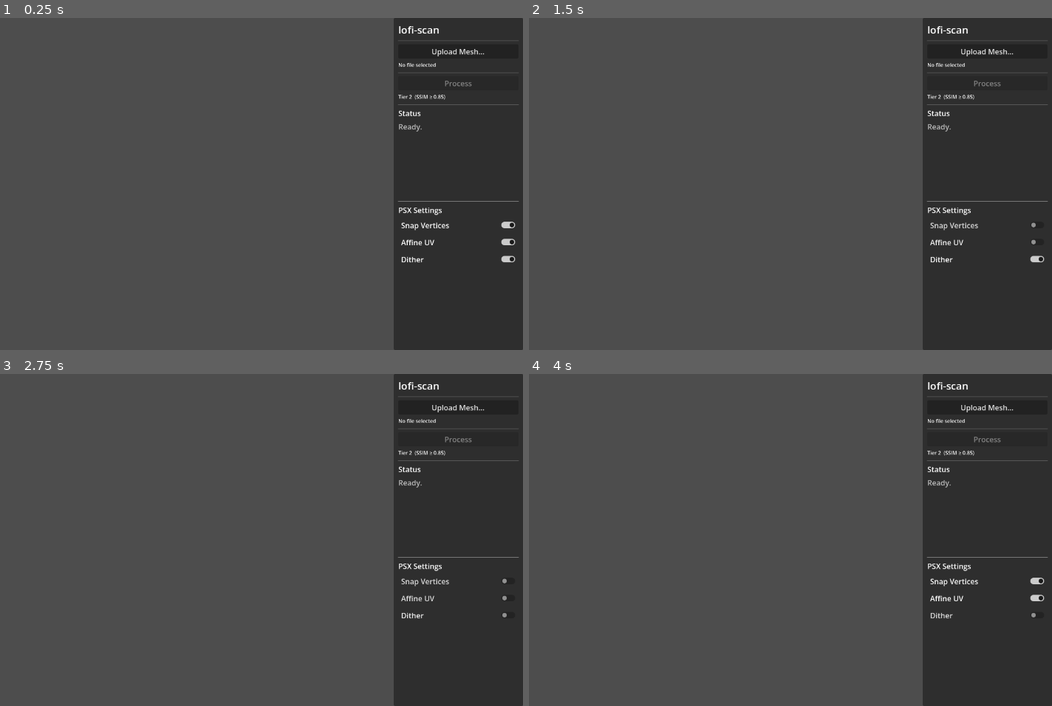
Above: before the commit, frames 1-4 (two rows, left to right).
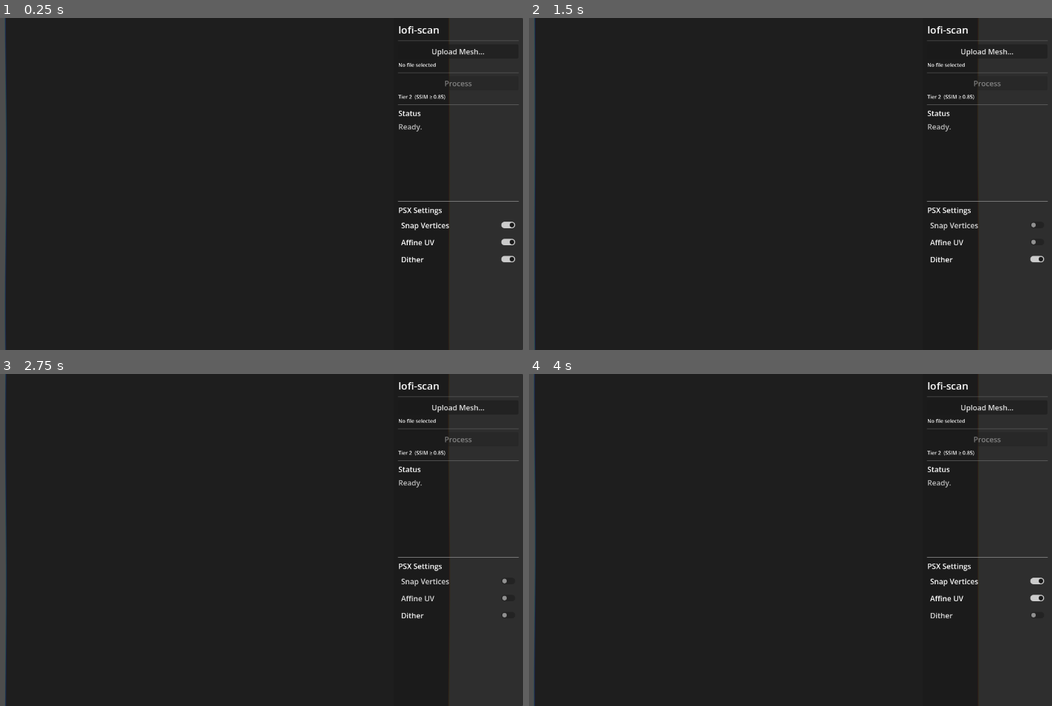
Above: after the commit, the same moments.

Repository: rendyrayana/lofi-scan
Game: Godot game, scene res://scenes/main.tscn
Two runs of this game, one before a commit and one after it. Both use one fixed random seed, a clock stepped at 60 frames per second and the inputs below.
Inputs:
- Up to frame 1 (0.25 s): no input
- Up to frame 2 (1.5 s): click "Snap Vertices" at 0.5 s; click "Affine UV" at 1.25 s
- Up to frame 3 (2.75 s): click "Dither" at 2 s
- Up to frame 4 (4 s): click "Snap Vertices" at 2.75 s; click "Affine UV" at 3.5 s

The runs differ from the first frame. In frame 1, 74% of the frame differs, in the area x 0-76%, y 0-100%; in frame 2, 74%; in frame 3, 74%; in frame 4, 74%.

Commit message:
Fix ViewportTexture path — use NodePath("SubViewport") not "../SubViewport"
Path is relative to scene root, not to the sub_resource definition.
Matches the working stylization project.

Diff:
--- a/godot_app/scenes/main.tscn
+++ b/godot_app/scenes/main.tscn
@@ -3,7 +3,7 @@
 [ext_resource type="Script" path="res://scripts/main.gd" id="1"]
 
 [sub_resource type="ViewportTexture" id="ViewportTexture_main"]
-viewport_path = NodePath("../SubViewport")
+viewport_path = NodePath("SubViewport")
 
 [node name="Main" type="Node3D"]
 script = ExtResource("1")
